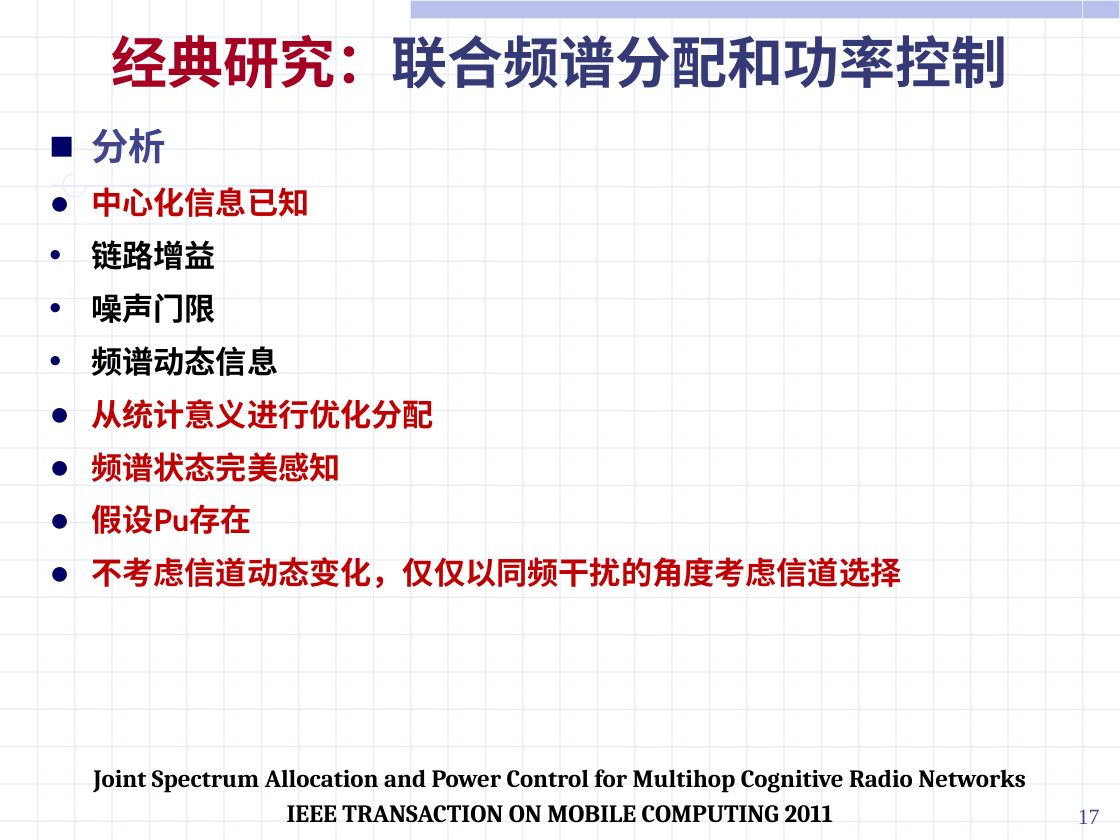
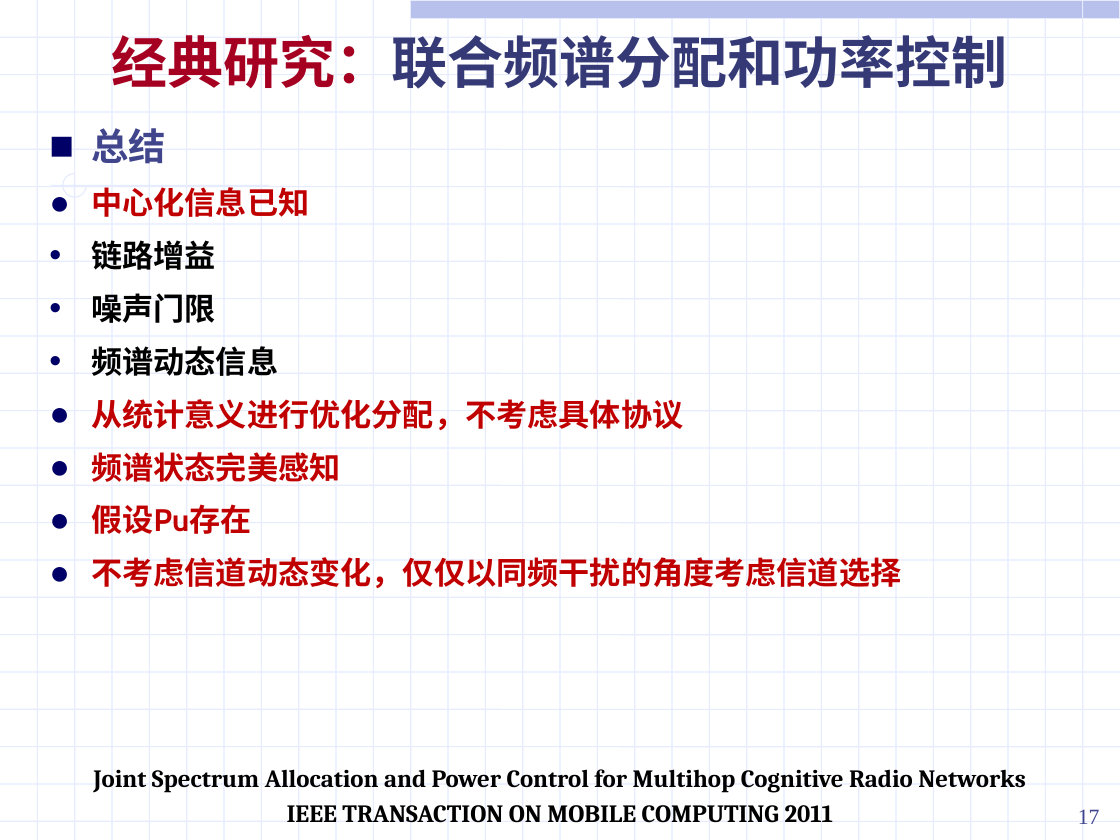
Before and after one commit to ssheroes/hello-world, a slide deck: slide 17 of 战术网频谱共享调研 (2).pptx. Drawn at 1120x840 pixels with LibreOffice and Linux fonts; fonts in the diff are those of the drawing. Boxes give left, top, right and bottom in pixels: in the first picture for what was removed or moved away, otherwise in the second. Text is boxed around its words. In the diff, an @@ line names an element or a change of style, - is before the commit and + after.

```diff
--- a/战术网频谱共享调研 (2).pptx
+++ b/战术网频谱共享调研 (2).pptx
@@ text at bbox=[91, 128, 166, 164]: text changed @@
-■ 分析
+■ 总结
@@ text at bbox=[91, 399, 683, 430]: text changed @@
-● 从统计意义进行优化分配
+● 从统计意义进行优化分配，不考虑具体协议
```
Also in this commit, not shown: 8 other slides changed, 10 slides added.
